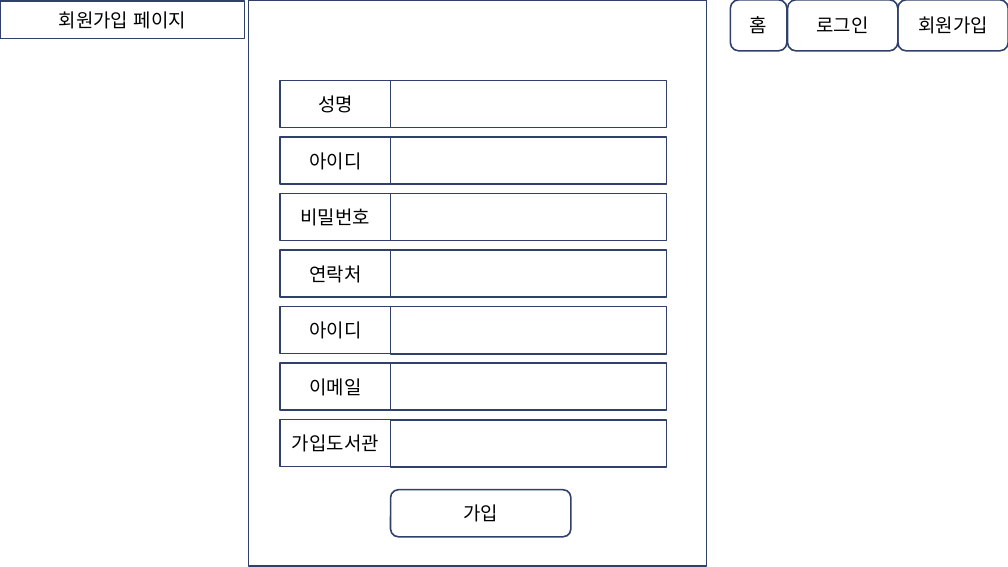
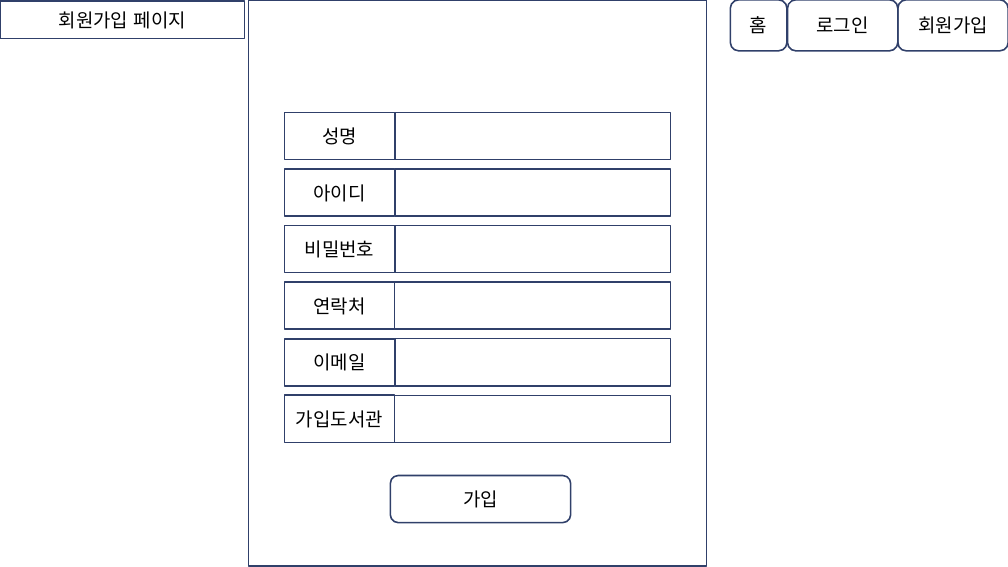
Before and after one commit to to-hworld/Library_Project, a slide deck: slide 7 of design/pageDesign.pptx. Drawn at 1008x567 pixels with LibreOffice and Linux fonts; fonts in the diff are those of the drawing. Boxes give left, top, right and bottom in pixels: in the first picture for what was removed or moved away, otherwise in the second. Text is boxed around its words. In the diff, an @@ line names an element or a change of style, - is before the commit and + after.

```diff
--- a/design/pageDesign.pptx
+++ b/design/pageDesign.pptx
@@ 8 rectangles: place and size @@
-8 rectangles at (281,81,667,297)
+8 rectangles at (284,113,671,329)
@@ rectangle removed at (281,306,391,353) @@
-아이디
@@ rectangle removed at (391,307,667,354) @@
@@ 4 rectangles: place and size @@
-4 rectangles at (281,363,667,467)
+4 rectangles at (284,339,671,442)
@@ rounded rectangle "가입": place and size @@
-rounded rectangle "가입" at (391,490,571,537)
+rounded rectangle "가입" at (390,476,570,523)
```
Also in this commit, not shown: 22 other slides changed, 1 slide added, 6 other files.
